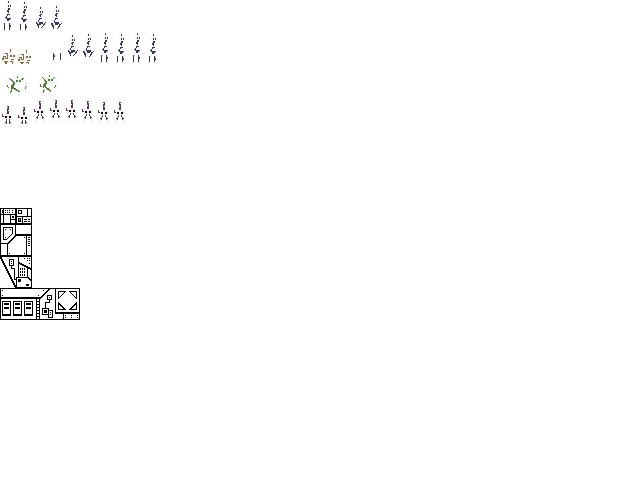
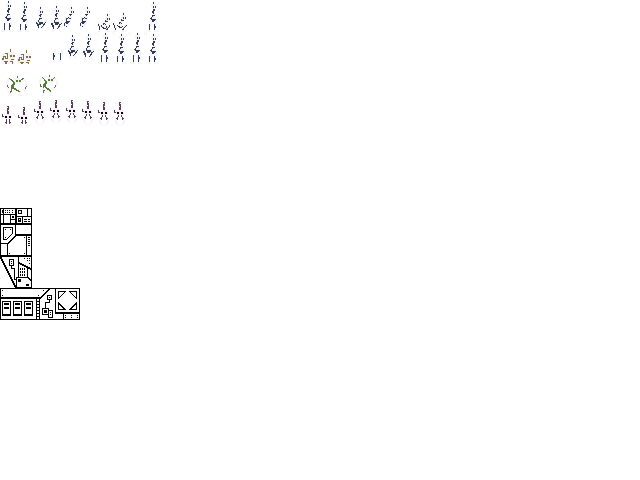
The second (640, 480) image is a revision of the first. Changes to its layers:
painted on "layer" over box(64, 1, 158, 32)
